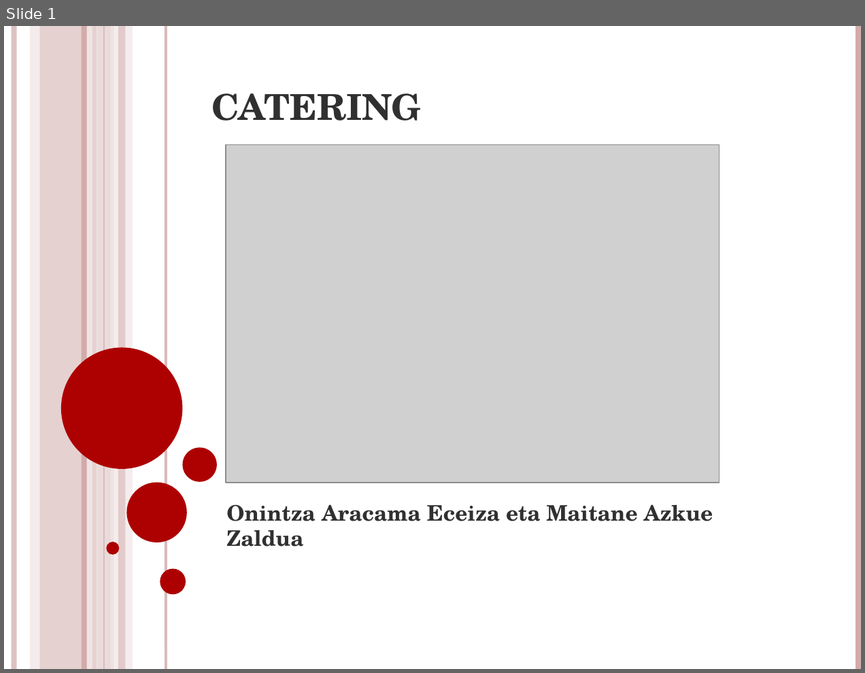
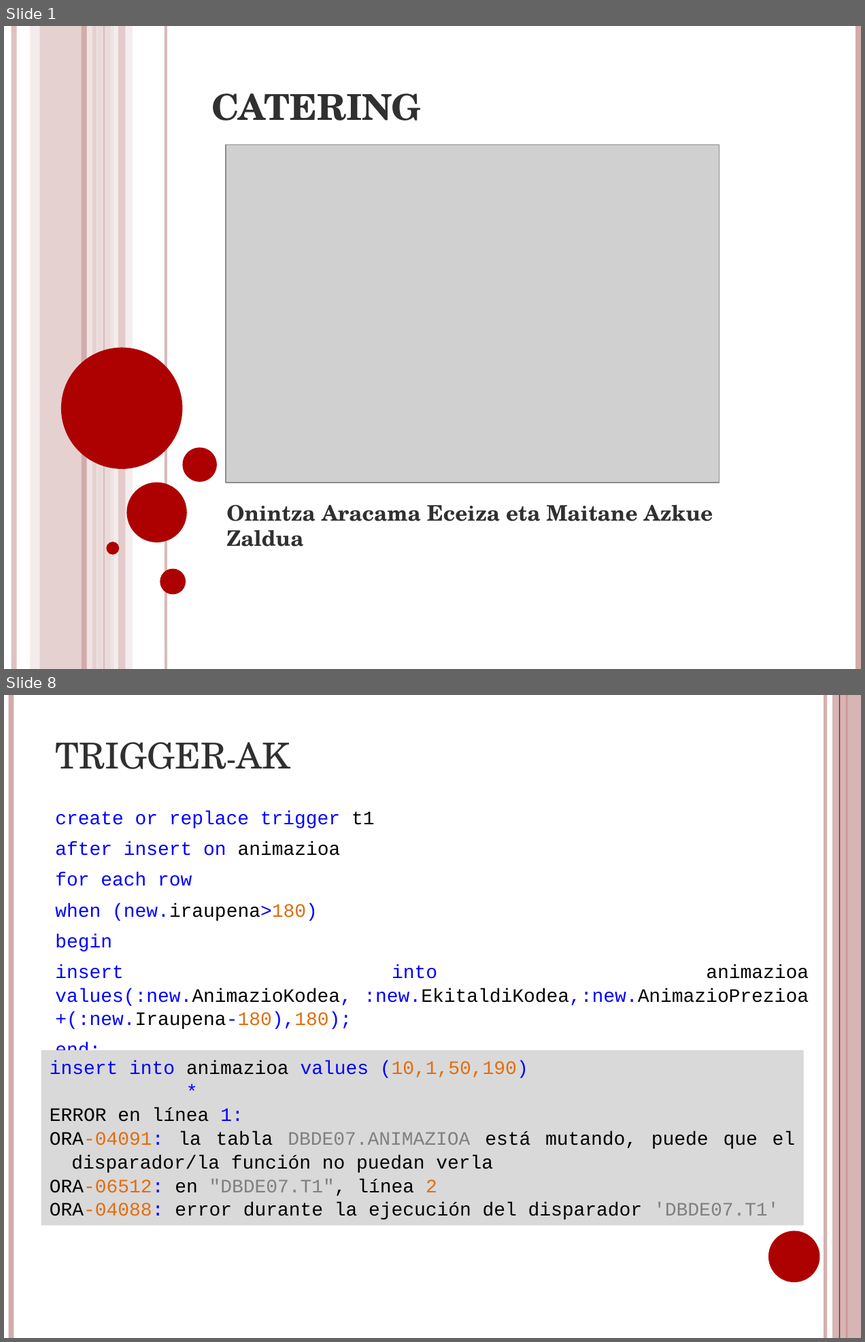
Before and after one commit to mazkue004/wso001m004, a slide deck: ikasleak/DBD/CATERING.pptx. Shown one above the other, each under a label of ours: slide 1 before the commit, slides 1 and 8 after it; the slides between them are not shown. The pictures are 865x673 and 865x1342 pixels, drawn with LibreOffice and Linux fonts; fonts in the diff are those of the drawing; grey boxes stand for pictures. Boxes give left, top, right and bottom in pixels: in the first picture for what was removed or moved away, otherwise in the second. Text is boxed around its words. In the diff, an @@ line names an element or a change of style, - is before the commit and + after.

```diff
--- a/ikasleak/DBD/CATERING.pptx
+++ b/ikasleak/DBD/CATERING.pptx
@@ slide 8 added at [4,695,861,1338], background #FFFFFF @@
@@ line added from (11, 695) to (11, 1338), #D3ABAB 4.5 pt @@
@@ line added from (825, 695) to (825, 1338), #D3ABAB 3 pt @@
@@ rectangle added at [832,695,861,1338], fill #D3ABAB at 87% opacity @@
@@ line added from (839, 695) to (839, 1338), #AD0101 0.75 pt @@
@@ line added from (847, 695) to (847, 1338), #AD0101 1.5 pt @@
@@ title added at [55,742,290,769], 30 pt, text #303030, small capitals @@
+TRIGGER-AK
@@ text added at [55,811,808,1061], 16 pt, text #0000FF @@
+create or replace trigger t1
+after insert on animazioa
+for each row
+when (new.iraupena>180)
+begin
+insert into animazioa values(:new.AnimazioKodea, :new.EkitaldiKodea,:new.AnimazioPrezioa+(:new.Iraupena-180),180);
+end;
@@ rectangle added at [41,1050,804,1225], fill #D9D9D9, 16 pt, text #000000 @@
+insert into animazioa values (10,1,50,190)
+*
+ERROR en línea 1:
+ORA-04091: la tabla DBDE07.ANIMAZIOA está mutando, puede que el disparador/la función no puedan verla
+ORA-06512: en "DBDE07.T1", línea 2
+ORA-04088: error durante la ejecución del disparador 'DBDE07.T1'
@@ ellipse added at [768,1231,820,1282], fill #AD0101 @@
```
Also in this commit, not shown: 6 other slides added, 2 slides removed, 4 other files.
